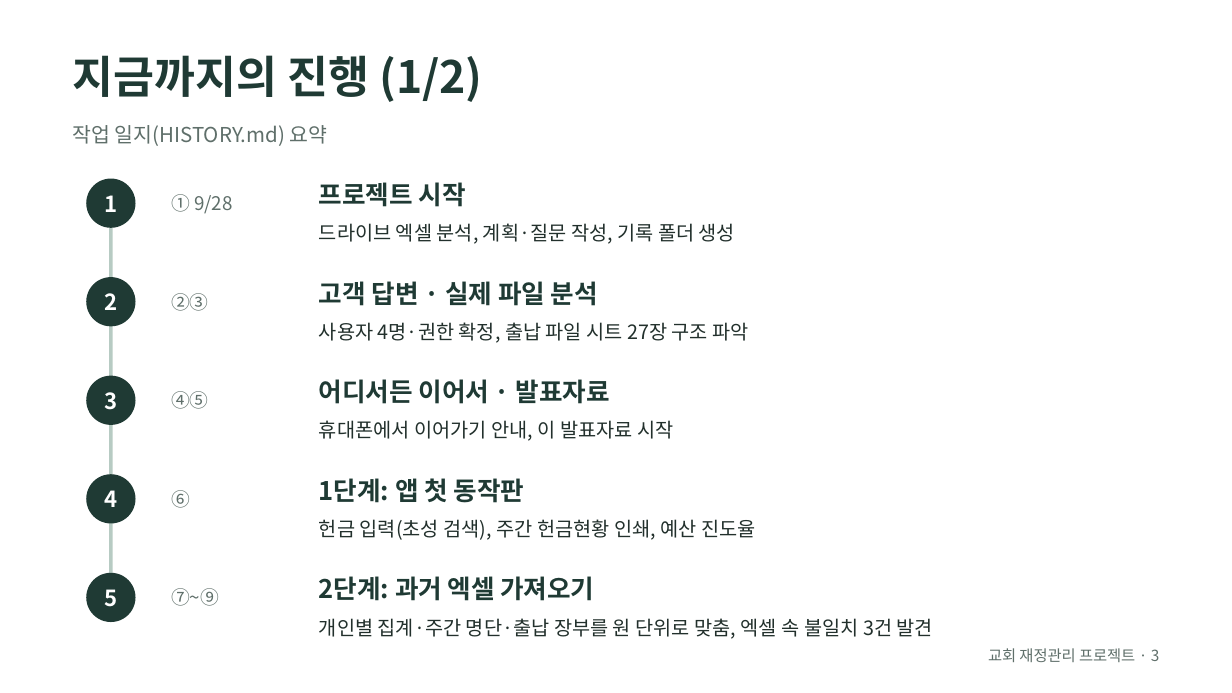
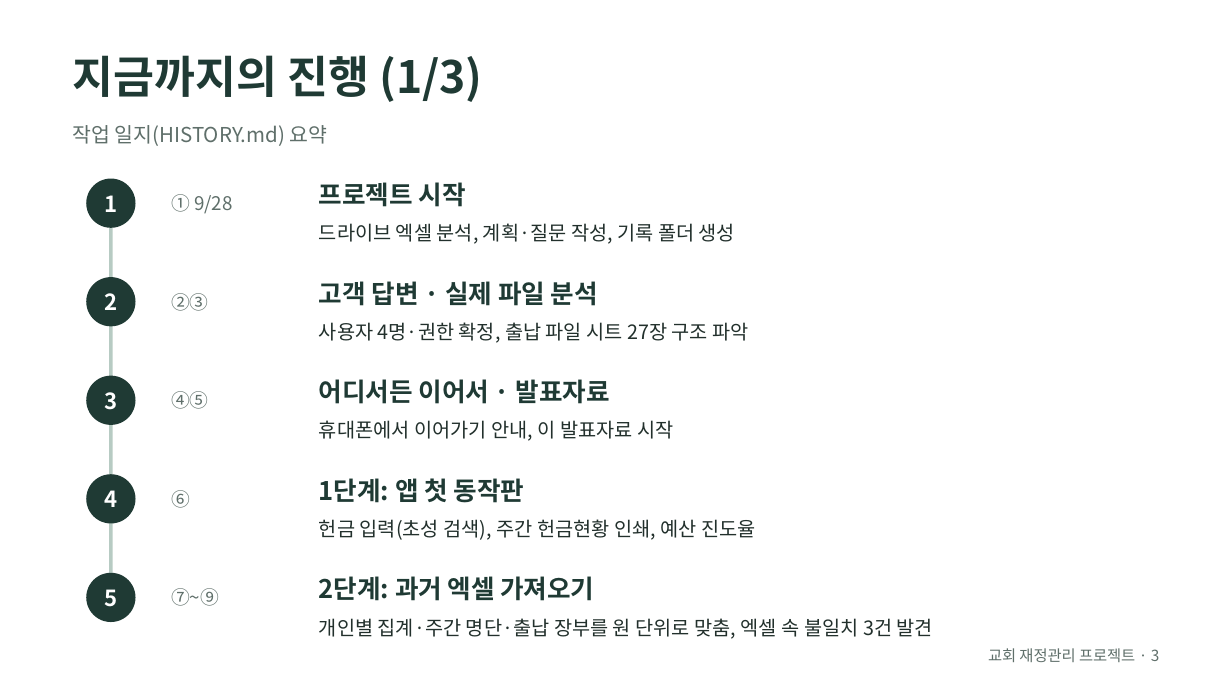
Before and after one commit to webyigit/wweebbyyii, a slide deck: slide 3 of church-finance/slides/history.odp. Drawn at 1232x693 pixels with LibreOffice and Linux fonts; fonts in the diff are those of the drawing. Boxes give left, top, right and bottom in pixels: in the first picture for what was removed or moved away, otherwise in the second. Text is boxed around its words. In the diff, an @@ line names an element or a change of style, - is before the commit and + after.

```diff
--- a/church-finance/slides/history.odp
+++ b/church-finance/slides/history.odp
@@ text at box(73, 55, 482, 102): text changed @@
-지금까지의 진행 (1/2)
+지금까지의 진행 (1/3)
```
Also in this commit, not shown: 10 other slides changed, 1 slide added, 4 other files.
